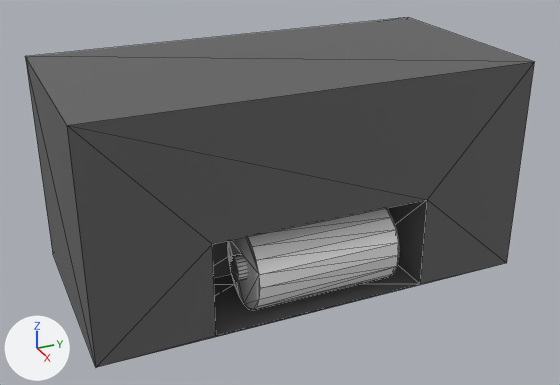
Before and after pictures for a commit that changed the FBX model Escape/assets/clock.fbx.
Before and after are seen from a 50 mm camera at (1.529, -0.681, 0.691) aimed at (0.033, -0.007, -0.057). Arrows for +X, +Y and +Z are at lower left; the lights stay in place. Mesh edges are drawn as thin lines. Where no turn or scale is listed for an object, it has been applied to the vertices. Vertices at the same position are counted once.
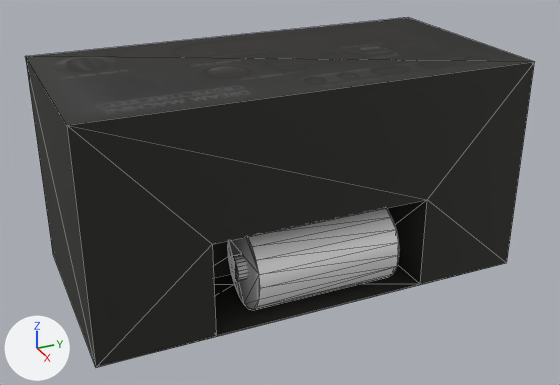
What differs and where, as boxes [x1, y1, x2, y2] in the pictures (560 x 385 px):
'Cube', surface changed, reshaped (grey to black)
    both: [25, 18, 535, 367]
part 1 of me_cube_013, deleted
    before: [99, 265, 497, 367]
part 2 of me_cube_013, surface changed (grey to black)
    both: [25, 18, 535, 367]

The change in detail:
Picture 'clocktex.png' (img_clocktex_png) is new.
In material 'Material.012' (mat_material_012), base_color is no longer (0.124, 0.124, 0.124), dark grey #636363.
In material 'Material.012' (mat_material_012), texture is now set to img_clocktex_png.
me_cube_013 is used by ob_cube; location (0.0, 0.0, 0.0).
Verts and faces of me_cube_013; kept vertices keep their numbers, new ones are numbered from 24.
Before the commit, vertices of me_cube_013: 0 (0.25, 0.5, -0.25) at pixel (506, 263), 1 (0.25, 0.25, -0.247) at pixel (420, 284), 2 (0.25, -0.25, -0.247) at pixel (216, 335), 5 (0.25, -0.5, -0.25) at pixel (95, 367).
me_cube_013 had 24 vertices, 44 faces and spanned x -0.25..0.25, y -0.5..0.5, z -0.25..0.25.
me_cube_013 now has 27 vertices, 42 faces and spans x -0.25..0.25, y -0.5..0.5, z -0.25..0.25.
Part 1, on me_cube_013:
Faces deleted: (1, 2, 5), (0, 1, 5).
me_cube_013 part 2: 41 kept faces spanning x -0.25..0.25, y -0.5..0.5, z -0.25..0.25 get new texture (UV) coordinates.
